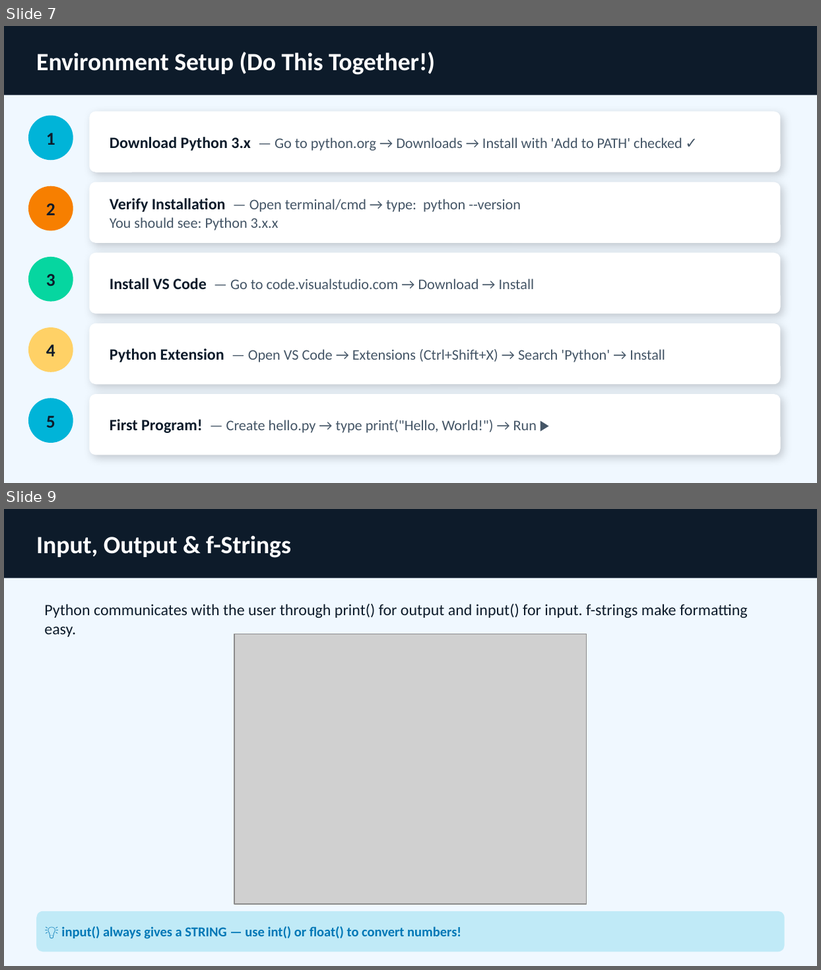
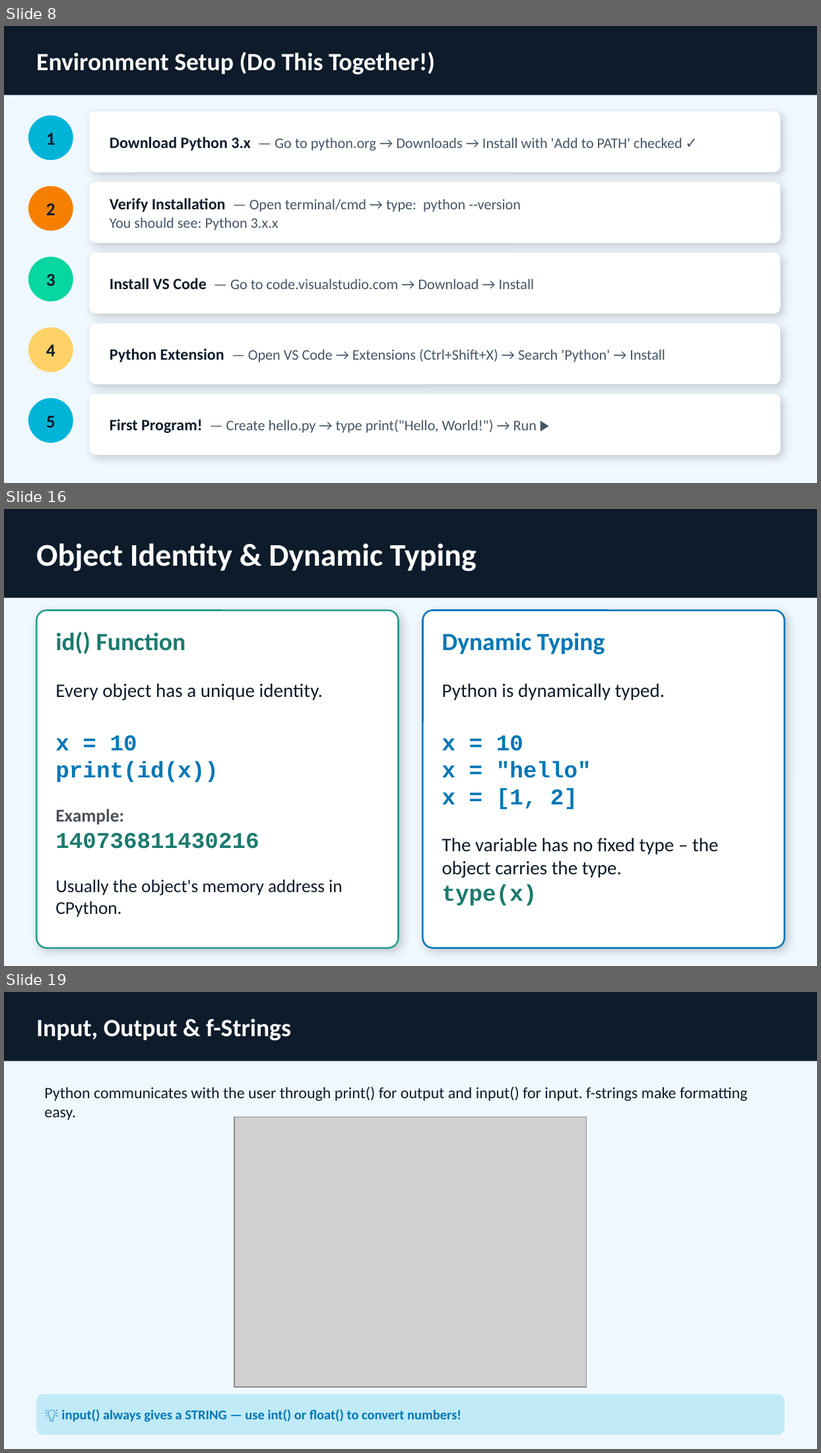
Before and after one commit to GursimranjeetSingh/2b-Academy, a slide deck: Presentations/2b_Academy_Week1.pptx. Shown one above the other, each under a label of ours: slides 7 and 9 before the commit, slides 8, 16 and 19 after it; the slides between them are not shown. The pictures are 821x970 and 821x1453 pixels, drawn with LibreOffice and Linux fonts; fonts in the diff are those of the drawing; grey boxes stand for pictures. Boxes give left, top, right and bottom in pixels: in the first picture for what was removed or moved away, otherwise in the second. Text is boxed around its words. In the diff, an @@ line names an element or a change of style, - is before the commit and + after.

```diff
--- a/Presentations/2b_Academy_Week1.pptx
+++ b/Presentations/2b_Academy_Week1.pptx
@@ slide 16 added at box(4, 509, 817, 966), background #F0F8FF @@
@@ rectangle added at box(4, 509, 817, 597), fill #0D1B2A @@
@@ text added at box(36, 543, 477, 571), 28 pt, text #FFFFFF, bold @@
+Object Identity & Dynamic Typing
@@ rounded rectangle added at box(36, 611, 399, 949), fill #FFFFFF, outline #2A9D8F 1.5 pt, 16 pt, text #0D1B2A @@
+id() Function
+Every object has a unique identity.
+x = 10
+print(id(x))
+Example:
+140736811430216
+Usually the object's memory address in CPython.
@@ rounded rectangle added at box(422, 611, 785, 949), fill #FFFFFF, outline #0077B6 1.5 pt, 17 pt, text #0D1B2A @@
+Dynamic Typing
+Python is dynamically typed.
+x = 10
+x = "hello"
+x = [1, 2]
+The variable has no fixed type – the object carries the type.
+type(x)
@@ what was slide 7 is now slide 8 @@
@@ what was slide 9 is now slide 19 @@
```
Also in this commit, not shown: 18 other slides added, 2 slides removed.
